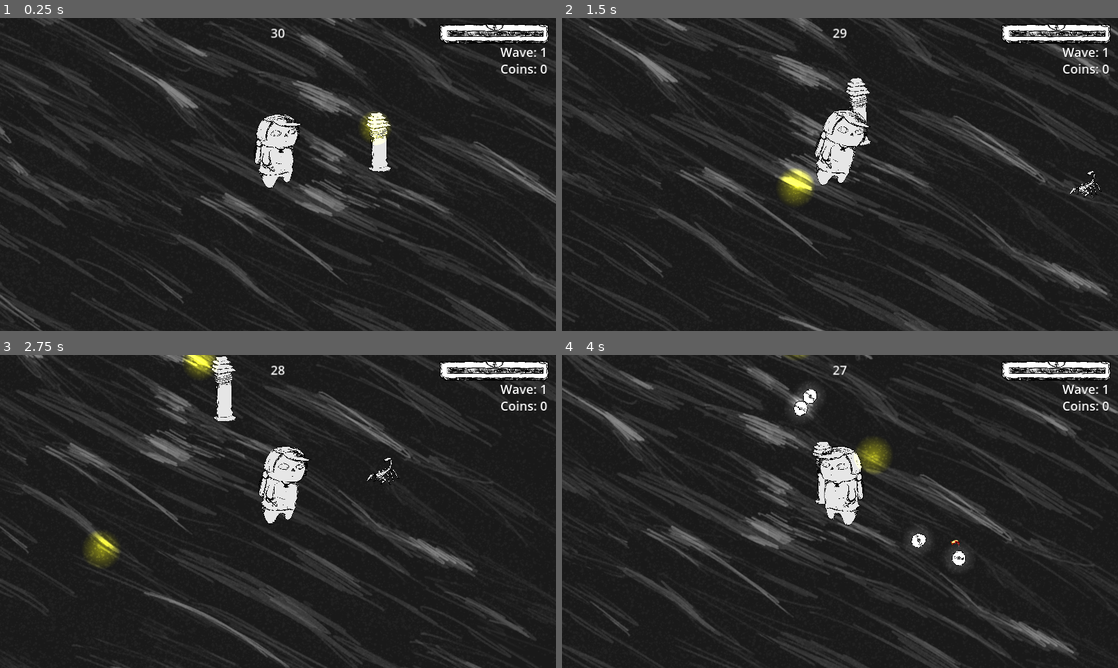
Above: before the commit, frames 1-4 (two rows, left to right).
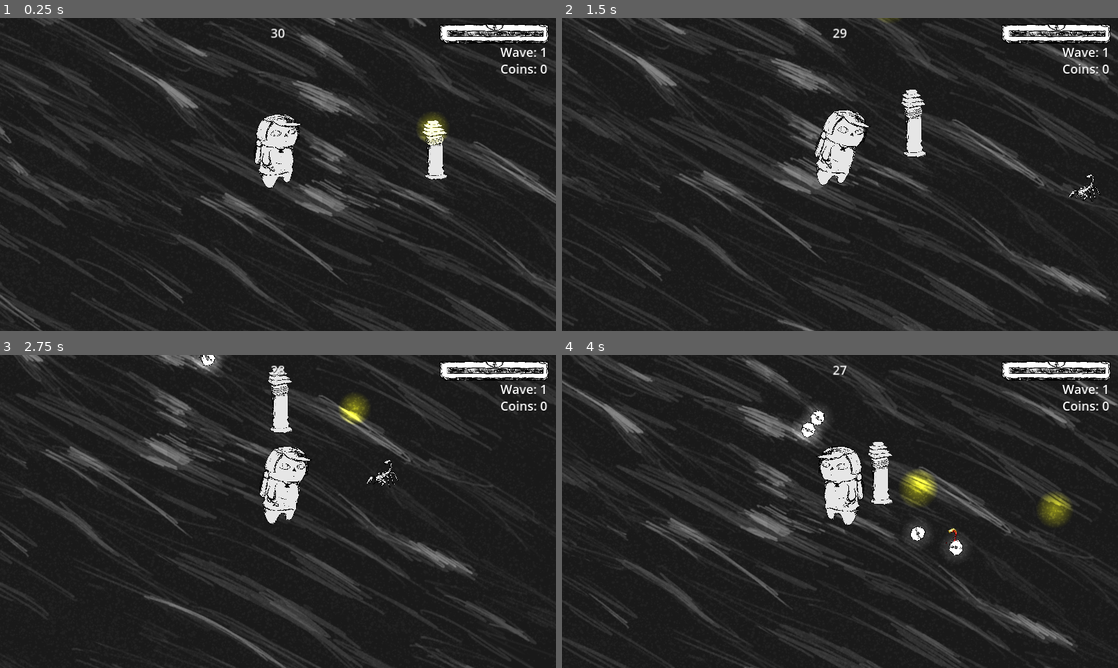
Above: after the commit, the same moments.

Repository: badzianga/johnnys-bazaar-adventure
Game: Godot game, scene res://Scenes/World/test_world.tscn
Same seed, same stepped clock (60 frames per second), same inputs: the game is played once before the commit and once after it.
Inputs:
- Up to frame 1 (0.25 s): no input
- Up to frame 2 (1.5 s): hold D (right) 0.53-1.28 s; tap Space (accept) at 0.6, 1.35 s; hold S (down) from 1.28 s (still down)
- Up to frame 3 (2.75 s): release S (down) at 2.03 s; hold D (right) from 2.03 s (still down); tap Space (accept) at 2.1 s
- Up to frame 4 (4 s): release D (right) at 2.78 s; hold W (up) 2.78-3.53 s; tap Space (accept) at 2.85, 3.6 s; hold A (left) from 3.53 s (still down)

The runs differ from the first frame. In frame 1, 1.3% of the frame differs, in the area x 64-81%, y 30-52%; in frame 2, 11%; in frame 3, 10%; in frame 4, 16%, in the area x 0-100%, y 0-100%.

Commit message:
Added buyable djeds with upgrades

Diff:
--- /dev/null
+++ b/Resources/Materials/flash_and_burn.tres
@@ -0,0 +1,25 @@
+[gd_resource type="ShaderMaterial" load_steps=6 format=3 uid="uid://diahf18ov4nsv"]
+
+[ext_resource type="Shader" path="res://Resources/Shaders/flash.gdshader" id="1_2kg45"]
+
+[sub_resource type="Gradient" id="Gradient_kur5t"]
+offsets = PackedFloat32Array(0.0486111, 0.541667, 0.708333, 0.951389, 0.972222)
+colors = PackedColorArray(1, 1, 0.372549, 1, 1, 1, 0, 1, 1, 0, 0, 1, 0, 0, 0, 1, 1, 1, 1, 0)
+
+[sub_resource type="GradientTexture1D" id="GradientTexture1D_6gbfh"]
+gradient = SubResource("Gradient_kur5t")
+
+[sub_resource type="FastNoiseLite" id="FastNoiseLite_l1sxy"]
+
+[sub_resource type="NoiseTexture2D" id="NoiseTexture2D_xauqc"]
+noise = SubResource("FastNoiseLite_l1sxy")
+
+[resource]
+resource_local_to_scene = true
+shader = ExtResource("1_2kg45")
+shader_parameter/flash_state = 0.0
+shader_parameter/progress = -0.4
+shader_parameter/width = 0.6
+shader_parameter/angle = 0.0
+shader_parameter/noise = SubResource("NoiseTexture2D_xauqc")
+shader_parameter/colorCurve = SubResource("GradientTexture1D_6gbfh")
--- a/Scenes/Djed/djed.gd
+++ b/Scenes/Djed/djed.gd
@@ -5,13 +5,25 @@
 
 @onready var marker := $Marker
 
+
+func _ready() -> void:
+	$AnimationPlayer.speed_scale = PlayerUpgrades.djed_cooldown_multiplier
+
+
 # Used by animation player
 func shoot() -> void:
-	var light_orb := LightOrbScene.instantiate()
-	light_orb.global_position = marker.global_position
-	if len(GameController.enemies) > 0:
-		var random_enemy: Enemy = GameController.enemies.pick_random()
-		light_orb.direction = global_position.direction_to(random_enemy.global_position)
-	else:
-		light_orb.direction = Vector2.from_angle(randf_range(0.0, TAU))
-	get_tree().get_root().add_child(light_orb)
+	for _i in range(1 + PlayerUpgrades.djed_extra_bullets):
+		var light_orb := LightOrbScene.instantiate()
+		light_orb.global_position = marker.global_position
+
+		# upgrade orb
+		light_orb.damage = (light_orb.damage + PlayerUpgrades.djed_extra_damage) * PlayerUpgrades.djed_damage_multiplier
+		light_orb.penetration += PlayerUpgrades.djed_penetration
+		light_orb.speed *= PlayerUpgrades.djed_bullet_speed_multiplier
+
+		if len(GameController.enemies) > 0:
+			var random_enemy: Enemy = GameController.enemies.pick_random()
+			light_orb.direction = global_position.direction_to(random_enemy.global_position)
+		else:
+			light_orb.direction = Vector2.from_angle(randf_range(0.0, TAU))
+		get_tree().get_root().add_child(light_orb)
--- a/Scenes/Enemies/dog.tscn
+++ b/Scenes/Enemies/dog.tscn
@@ -1,21 +1,13 @@
-[gd_scene load_steps=17 format=3 uid="uid://br3tdsrh84ugg"]
+[gd_scene load_steps=16 format=3 uid="uid://br3tdsrh84ugg"]
 
 [ext_resource type="Script" path="res://Scenes/Enemies/enemy.gd" id="1_8gha7"]
 [ext_resource type="Texture2D" uid="uid://bir25hs58tmi4" path="res://Assets/Entities/dog.png" id="2_4yxo6"]
-[ext_resource type="Shader" path="res://Resources/Shaders/flash.gdshader" id="2_s2ars"]
+[ext_resource type="Material" uid="uid://diahf18ov4nsv" path="res://Resources/Materials/flash_and_burn.tres" id="2_ebf6i"]
 [ext_resource type="PackedScene" uid="uid://dix3ti8a5xl3s" path="res://Scenes/EnemyComponents/health_component.tscn" id="3_scoky"]
 [ext_resource type="PackedScene" uid="uid://c3cnagatm70qu" path="res://Scenes/EnemyComponents/velocity_component.tscn" id="4_2dqk4"]
 [ext_resource type="PackedScene" uid="uid://cp106tsdwum4x" path="res://Scenes/Misc/effects.tscn" id="4_2102a"]
 [ext_resource type="PackedScene" uid="uid://et20dn5wcy5r" path="res://Scenes/EnemyComponents/hurtbox.tscn" id="5_re02c"]
 [ext_resource type="PackedScene" uid="uid://bxjc0fqwygd20" path="res://Scenes/EnemyComponents/hitbox.tscn" id="6_dvg6i"]
-
-[sub_resource type="ShaderMaterial" id="ShaderMaterial_u7um6"]
-resource_local_to_scene = true
-shader = ExtResource("2_s2ars")
-shader_parameter/flash_state = 0.0
-shader_parameter/progress = -0.4
-shader_parameter/width = 0.2
-shader_parameter/angle = 0.0
 
 [sub_resource type="Animation" id="Animation_nkjor"]
 length = 0.001
@@ -92,7 +84,7 @@
 script = ExtResource("1_8gha7")
 
 [node name="Sprite" type="Sprite2D" parent="."]
-material = SubResource("ShaderMaterial_u7um6")
+material = ExtResource("2_ebf6i")
 position = Vector2(0, -60)
 scale = Vector2(0.125, 0.125)
 texture = ExtResource("2_4yxo6")
--- a/Scenes/Enemies/enemy.gd
+++ b/Scenes/Enemies/enemy.gd
@@ -1,5 +1,6 @@
 class_name Enemy
 extends CharacterBody2D
+
 
 const CoinScene := preload("res://Scenes/Loot/coin.tscn")
 
@@ -8,7 +9,6 @@
 @export var damage := 1
 @export var gold_min := 0
 @export var gold_max := 1
-
 
 @onready var _sprite := $Sprite
 @onready var _velocity_component := $VelocityComponent as VelocityComponent
--- a/Scenes/Enemies/mummy.tscn
+++ b/Scenes/Enemies/mummy.tscn
@@ -1,21 +1,13 @@
-[gd_scene load_steps=17 format=3 uid="uid://bqeftpt6velw6"]
+[gd_scene load_steps=16 format=3 uid="uid://bqeftpt6velw6"]
 
 [ext_resource type="Script" path="res://Scenes/Enemies/enemy.gd" id="1_qmymo"]
 [ext_resource type="Texture2D" uid="uid://pir44mu6ljs" path="res://Assets/Entities/mummy.png" id="2_dnb0p"]
-[ext_resource type="Shader" path="res://Resources/Shaders/flash.gdshader" id="2_fufu6"]
+[ext_resource type="Material" uid="uid://diahf18ov4nsv" path="res://Resources/Materials/flash_and_burn.tres" id="2_mqguc"]
 [ext_resource type="PackedScene" uid="uid://dix3ti8a5xl3s" path="res://Scenes/EnemyComponents/health_component.tscn" id="3_fp12j"]
 [ext_resource type="PackedScene" uid="uid://cp106tsdwum4x" path="res://Scenes/Misc/effects.tscn" id="4_3ts0g"]
 [ext_resource type="PackedScene" uid="uid://c3cnagatm70qu" path="res://Scenes/EnemyComponents/velocity_component.tscn" id="4_awtdv"]
 [ext_resource type="PackedScene" uid="uid://et20dn5wcy5r" path="res://Scenes/EnemyComponents/hurtbox.tscn" id="5_75867"]
 [ext_resource type="PackedScene" uid="uid://bxjc0fqwygd20" path="res://Scenes/EnemyComponents/hitbox.tscn" id="6_8sh2x"]
-
-[sub_resource type="ShaderMaterial" id="ShaderMaterial_x1rh6"]
-resource_local_to_scene = true
-shader = ExtResource("2_fufu6")
-shader_parameter/flash_state = 0.0
-shader_parameter/progress = -0.4
-shader_parameter/width = 0.2
-shader_parameter/angle = 1.0
 
 [sub_resource type="Animation" id="Animation_nkjor"]
 length = 0.001
@@ -92,7 +84,7 @@
 script = ExtResource("1_qmymo")
 
 [node name="Sprite" type="Sprite2D" parent="."]
-material = SubResource("ShaderMaterial_x1rh6")
+material = ExtResource("2_mqguc")
 position = Vector2(0, -73)
 scale = Vector2(0.125, 0.125)
 texture = ExtResource("2_dnb0p")
--- a/Scenes/Enemies/scorpio.tscn
+++ b/Scenes/Enemies/scorpio.tscn
@@ -1,35 +1,13 @@
-[gd_scene load_steps=21 format=3 uid="uid://bubdrjydtjbiv"]
+[gd_scene load_steps=16 format=3 uid="uid://bubdrjydtjbiv"]
 
 [ext_resource type="Script" path="res://Scenes/Enemies/enemy.gd" id="1_00eur"]
+[ext_resource type="Material" uid="uid://diahf18ov4nsv" path="res://Resources/Materials/flash_and_burn.tres" id="2_460yr"]
 [ext_resource type="Texture2D" uid="uid://cd1w8e3nygtfu" path="res://Assets/Entities/scorpio.png" id="2_d751p"]
-[ext_resource type="Shader" path="res://Resources/Shaders/flash.gdshader" id="2_jfb4v"]
 [ext_resource type="PackedScene" uid="uid://dix3ti8a5xl3s" path="res://Scenes/EnemyComponents/health_component.tscn" id="3_c4ad0"]
 [ext_resource type="PackedScene" uid="uid://c3cnagatm70qu" path="res://Scenes/EnemyComponents/velocity_component.tscn" id="4_jlth6"]
 [ext_resource type="PackedScene" uid="uid://cp106tsdwum4x" path="res://Scenes/Misc/effects.tscn" id="4_qaigw"]
 [ext_resource type="PackedScene" uid="uid://et20dn5wcy5r" path="res://Scenes/EnemyComponents/hurtbox.tscn" id="5_qcot7"]
 [ext_resource type="PackedScene" uid="uid://bxjc0fqwygd20" path="res://Scenes/EnemyComponents/hitbox.tscn" id="6_cro4v"]
-
-[sub_resource type="Gradient" id="Gradient_kur5t"]
-offsets = PackedFloat32Array(0.0486111, 0.541667, 0.708333, 0.951389, 0.972222)
-colors = PackedColorArray(1, 1, 0.372549, 1, 1, 1, 0, 1, 1, 0, 0, 1, 0, 0, 0, 1, 1, 1, 1, 0)
-
-[sub_resource type="GradientTexture1D" id="GradientTexture1D_6gbfh"]
-gradient = SubResource("Gradient_kur5t")
-
-[sub_resource type="FastNoiseLite" id="FastNoiseLite_l1sxy"]
-
-[sub_resource type="NoiseTexture2D" id="NoiseTexture2D_xauqc"]
-noise = SubResource("FastNoiseLite_l1sxy")
-
-[sub_resource type="ShaderMaterial" id="ShaderMaterial_0y1mb"]
-resource_local_to_scene = true
-shader = ExtResource("2_jfb4v")
-shader_parameter/flash_state = 0.0
-shader_parameter/progress = -0.4
-shader_parameter/width = 0.6
-shader_parameter/angle = 0.0
-shader_parameter/noise = SubResource("NoiseTexture2D_xauqc")
-shader_parameter/colorCurve = SubResource("GradientTexture1D_6gbfh")
 
 [sub_resource type="Animation" id="Animation_nkjor"]
 length = 0.001
@@ -143,7 +121,7 @@
 gold_max = 3
 
 [node name="Sprite" type="Sprite2D" parent="."]
-material = SubResource("ShaderMaterial_0y1mb")
+material = ExtResource("2_460yr")
 position = Vector2(0, -24)
 scale = Vector2(0.125, 0.125)
 texture = ExtResource("2_d751p")
--- a/Scenes/Enemies/snake.tscn
+++ b/Scenes/Enemies/snake.tscn
@@ -1,21 +1,13 @@
-[gd_scene load_steps=17 format=3 uid="uid://dwc0fyvxk8ev"]
+[gd_scene load_steps=16 format=3 uid="uid://dwc0fyvxk8ev"]
 
 [ext_resource type="Script" path="res://Scenes/Enemies/enemy.gd" id="1_e67iu"]
-[ext_resource type="Shader" path="res://Resources/Shaders/flash.gdshader" id="2_c5p6i"]
+[ext_resource type="Material" uid="uid://diahf18ov4nsv" path="res://Resources/Materials/flash_and_burn.tres" id="2_iu1t6"]
 [ext_resource type="Texture2D" uid="uid://c1gnaq2a5ofm0" path="res://Assets/Entities/snake.png" id="2_iuu4h"]
 [ext_resource type="PackedScene" uid="uid://dix3ti8a5xl3s" path="res://Scenes/EnemyComponents/health_component.tscn" id="2_oc54c"]
 [ext_resource type="PackedScene" uid="uid://et20dn5wcy5r" path="res://Scenes/EnemyComponents/hurtbox.tscn" id="2_ym083"]
 [ext_resource type="PackedScene" uid="uid://bxjc0fqwygd20" path="res://Scenes/EnemyComponents/hitbox.tscn" id="3_onc6u"]
 [ext_resource type="PackedScene" uid="uid://cp106tsdwum4x" path="res://Scenes/Misc/effects.tscn" id="4_2blk2"]
 [ext_resource type="PackedScene" uid="uid://c3cnagatm70qu" path="res://Scenes/EnemyComponents/velocity_component.tscn" id="4_ln5kb"]
-
-[sub_resource type="ShaderMaterial" id="ShaderMaterial_cguio"]
-resource_local_to_scene = true
-shader = ExtResource("2_c5p6i")
-shader_parameter/flash_state = 0.0
-shader_parameter/progress = -0.4
-shader_parameter/width = 0.2
-shader_parameter/angle = 1.0
 
 [sub_resource type="Animation" id="Animation_nkjor"]
 length = 0.001
@@ -162,7 +154,7 @@
 script = ExtResource("1_e67iu")
 
 [node name="Sprite" type="Sprite2D" parent="."]
-material = SubResource("ShaderMaterial_cguio")
+material = ExtResource("2_iu1t6")
 position = Vector2(0, -24)
 scale = Vector2(0.125, 0.125)
 texture = ExtResource("2_iuu4h")
--- a/Scenes/Player/player.tscn
+++ b/Scenes/Player/player.tscn
@@ -144,7 +144,7 @@
 wait_time = 1.5
 
 [node name="VolleyTimer" type="Timer" parent="ShootCooldown"]
-wait_time = 0.05
+wait_time = 0.1
 one_shot = true
 
 [node name="LootCollectArea" type="Area2D" parent="."]
--- /dev/null
+++ b/Scenes/World/test_world.gd
@@ -0,0 +1,15 @@
+extends Node2D
+
+
+const DjedScene := preload("res://Scenes/Djed/djed.tscn")
+
+
+func _ready() -> void:
+	for _i in range(PlayerUpgrades.djeds):
+		_spawn_djed()
+
+
+func _spawn_djed() -> void:
+	var djed := DjedScene.instantiate()
+	djed.global_position = Vector2(randf_range(750.0, 1750.0), randf_range(750.0, 1750.0))
+	add_child(djed)
--- a/Scenes/World/test_world.tscn
+++ b/Scenes/World/test_world.tscn
@@ -2,6 +2,7 @@
 
 [ext_resource type="Texture2D" uid="uid://bkoyq27ongkjx" path="res://Assets/Environment/background.png" id="1_0vgr8"]
 [ext_resource type="PackedScene" uid="uid://biykq7yoihixd" path="res://Scenes/Misc/enemy_spawner.tscn" id="1_cty63"]
+[ext_resource type="Script" path="res://Scenes/World/test_world.gd" id="1_vgha5"]
 [ext_resource type="PackedScene" uid="uid://c6v03feqk1tb3" path="res://Scenes/Player/player.tscn" id="2_3cp8h"]
 [ext_resource type="PackedScene" uid="uid://dw68x47bbd258" path="res://Scenes/Player/player_camera.tscn" id="3_jiv1g"]
 [ext_resource type="Script" path="res://Scenes/Misc/wave_info.gd" id="3_qgjlm"]
@@ -9,7 +10,6 @@
 [ext_resource type="PackedScene" uid="uid://br3tdsrh84ugg" path="res://Scenes/Enemies/dog.tscn" id="5_c3ghc"]
 [ext_resource type="PackedScene" uid="uid://bqeftpt6velw6" path="res://Scenes/Enemies/mummy.tscn" id="6_4cn3h"]
 [ext_resource type="PackedScene" uid="uid://bubdrjydtjbiv" path="res://Scenes/Enemies/scorpio.tscn" id="7_ph8w4"]
-[ext_resource type="PackedScene" uid="uid://tmg6ly4wb3ha" path="res://Scenes/Djed/djed.tscn" id="10_vdg70"]
 
 [sub_resource type="WorldBoundaryShape2D" id="WorldBoundaryShape2D_affgf"]
 normal = Vector2(1, 0)
@@ -64,6 +64,7 @@
 
 [node name="TestWorld" type="Node2D"]
 y_sort_enabled = true
+script = ExtResource("1_vgha5")
 
 [node name="Sand" type="Sprite2D" parent="."]
 texture_repeat = 2
@@ -105,7 +106,4 @@
 [node name="BottomRight" parent="Player/PlayerCamera/Positions" index="1"]
 position = Vector2(2496, 2496)
 
-[node name="Djed" parent="." instance=ExtResource("10_vdg70")]
-position = Vector2(1536, 1216)
-
 [editable path="Player/PlayerCamera"]
--- a/Singletons/player_upgrades.gd
+++ b/Singletons/player_upgrades.gd
@@ -11,10 +11,10 @@
 var bullet_speed_multiplier := 1.0
 
 # djed-related upgrades
-var djeds := 0
+var djeds := 1
 var djed_extra_damage := 0
 var djed_damage_multiplier := 0
 var djed_extra_bullets := 0
 var djed_penetration := 0
-var djed_cooldown_reduce_sec := 0.0
+var djed_cooldown_multiplier := 1.0
 var djed_bullet_speed_multiplier := 1.0
